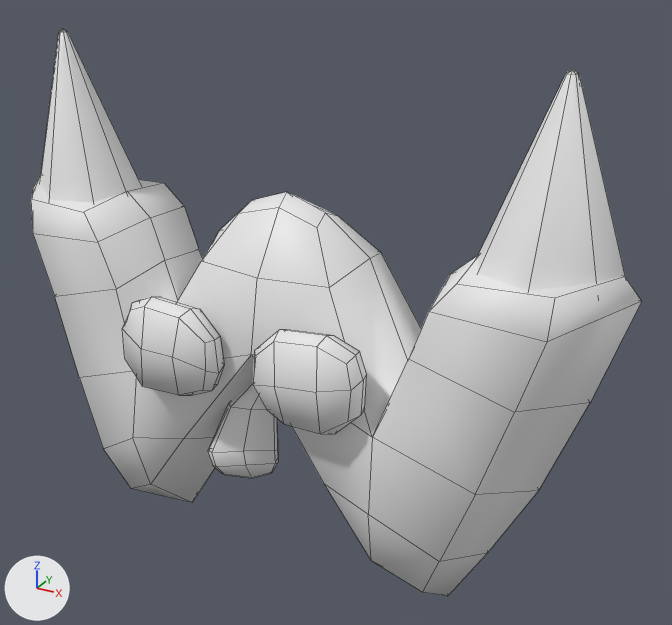
The FBX model Assets/Model/ModelCharacter/W_Rig.fbx, before and after one commit.
The view is the same before and after, from a 50 mm lens placed at (2.35, -3.77, 3.41), pointed at (0.23, 0.1, 1.47). Lighting does not change. The marker at lower left points along +X, +Y and +Z. Mesh edges are drawn as thin lines. Materials are left out; every surface is plain grey.

The first picture shows 'w.001'.
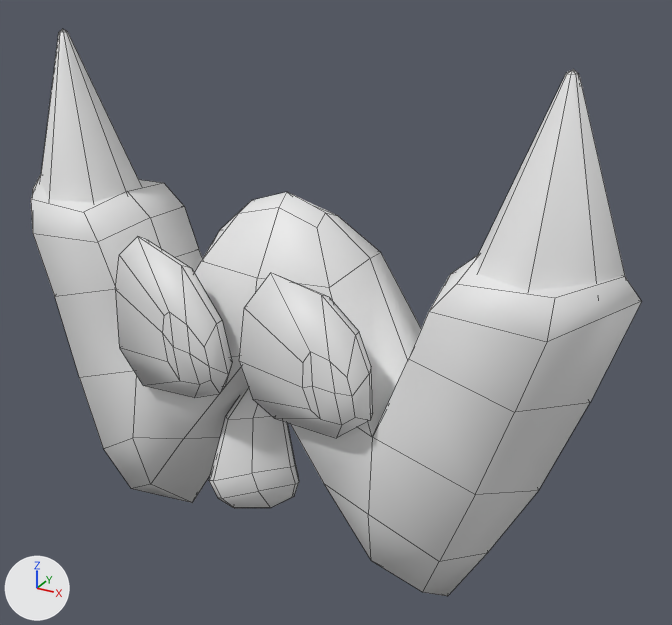
The newer file adds a shape key; the second version is drawn at full value of the shape key 'speed up' of 'w.001', and the change is written as the vertex moves it makes.

Boxes (x1, y1, x2, y2) around the edits, measured in the pictures (672 x 625 px):
part 1 of me_mesh_011, built on
    before: (122, 297, 367, 478)
    after: (115, 236, 373, 508)

The change, as a list of edits to the scene's bpy script:
```text
Change me_mesh_011:
    used by ob_w_001; location = (0.0, -0.003, 0.001); rotation_euler = (1.571, 0.0, 0.0), in degrees (90, 0, 0)
    remove me_mesh_011.from_pydata(...)  # 242 vertices, 236 faces; spans x -1.74..1.74, y 0.0..2.8, z -0.44..0.55
    add me_mesh_011.from_pydata(...)  # 274 vertices, 260 faces; spans x -1.74..1.74, y 0.0..2.8, z -0.44..0.53
    me_mesh_011 part 1
    111 vertices move from x -0.72..0.65, y 0.54..1.61, z 0.06..0.55 to x -0.79..0.7, y 0.39..1.91, z 0.04..0.53
    32 vertices are added at x -0.49..0.49, y 1.21..1.48, z -0.04..-0.03
    24 new faces join them
```
